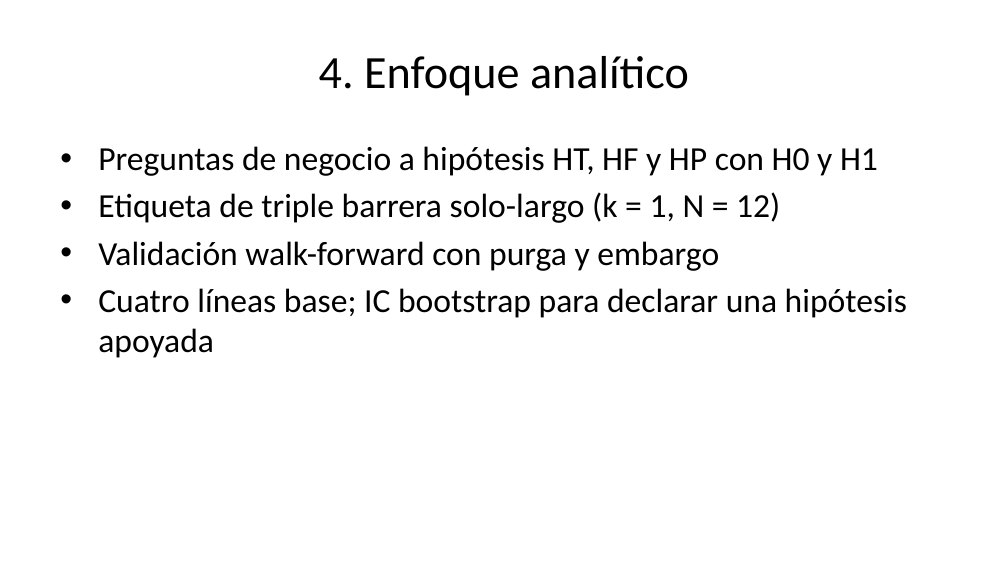
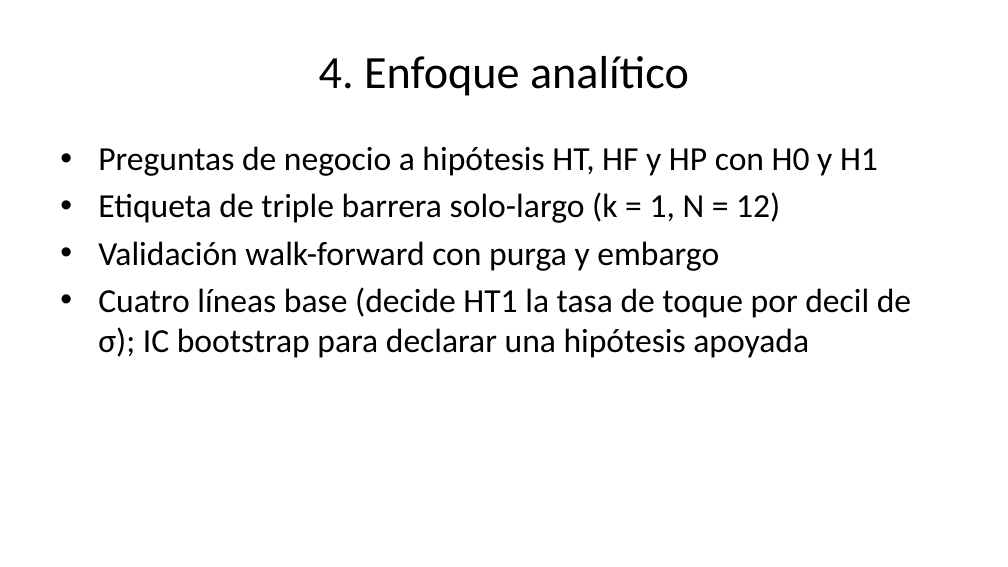
Before and after one commit to louis97/asistente-financiero, a slide deck: slide 6 of entregables/entrega_1/presentacion.pptx. Drawn at 1008x567 pixels with LibreOffice and Linux fonts; fonts in the diff are those of the drawing. Boxes give left, top, right and bottom in pixels: in the first picture for what was removed or moved away, otherwise in the second. Text is boxed around its words. In the diff, an @@ line names an element or a change of style, - is before the commit and + after.

```diff
--- a/entregables/entrega_1/presentacion.pptx
+++ b/entregables/entrega_1/presentacion.pptx
@@ text at box(98, 287, 911, 358): text changed @@
-• Cuatro líneas base; IC bootstrap para declarar una hipótesis apoyada
+• Cuatro líneas base (decide HT1 la tasa de toque por decil de σ); IC bootstrap para declarar una hipótesis apoyada
```
Also in this commit, not shown: 2 other slides changed, 2 other files.
